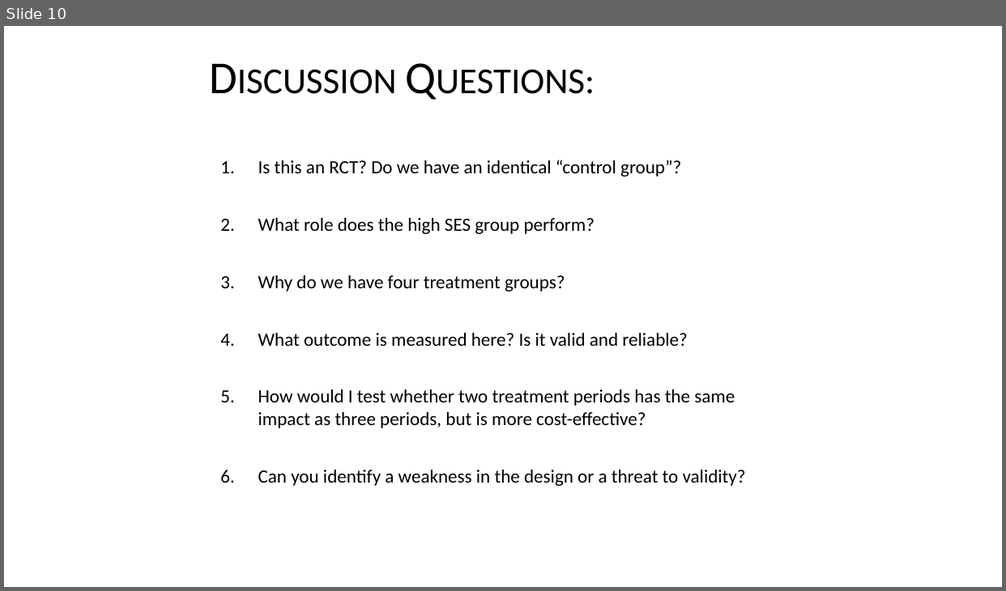
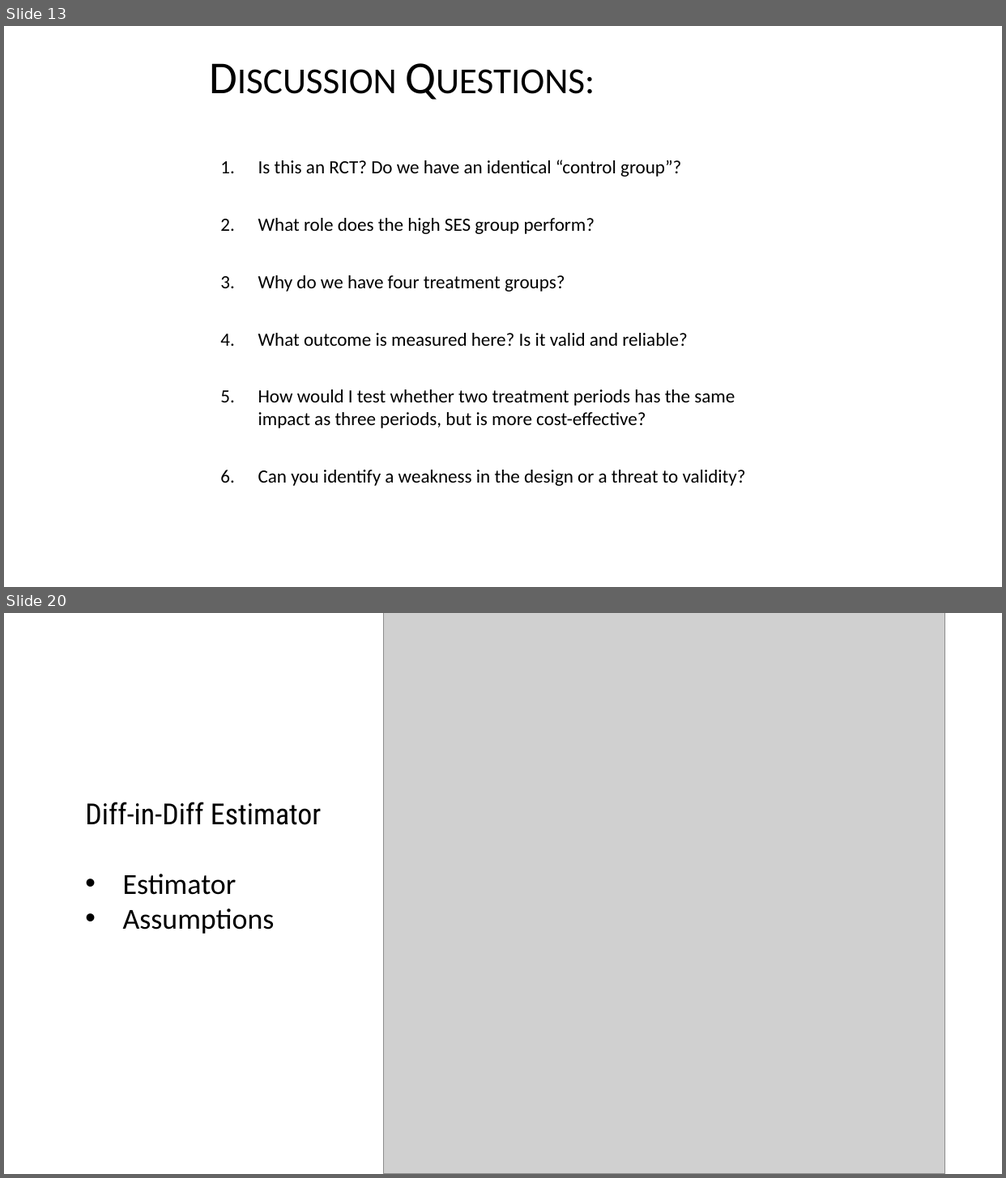
Before and after one commit to Watts-College/cpp-524-fall-2021, a slide deck: lectures/p-01.01-counterfactual-example.pptx. Shown one above the other, each under a label of ours: slide 10 before the commit, slides 13 and 20 after it; the slides between them are not shown. The pictures are 1006x591 and 1006x1178 pixels, drawn with LibreOffice and Linux fonts; fonts in the diff are those of the drawing; grey boxes stand for pictures. Boxes give left, top, right and bottom in pixels: in the first picture for what was removed or moved away, otherwise in the second. Text is boxed around its words. In the diff, an @@ line names an element or a change of style, - is before the commit and + after.

```diff
--- a/lectures/p-01.01-counterfactual-example.pptx
+++ b/lectures/p-01.01-counterfactual-example.pptx
@@ slide 20 added at bbox=[4, 613, 1002, 1174], background #FFFFFF @@
@@ picture added at bbox=[384, 613, 945, 1174] @@
@@ text added at bbox=[85, 802, 321, 934], 28 pt, text #000000 @@
+Diff-in-Diff Estimator
+• Estimator
+• Assumptions
@@ what was slide 10 is now slide 13 @@
```
Also in this commit, not shown: 1 slide changed, 13 other slides added, 2 other files.
